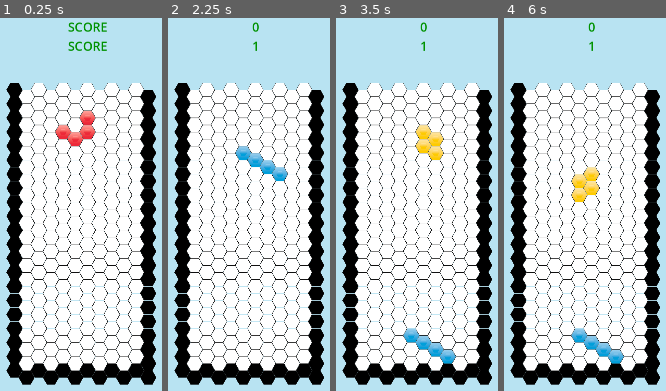
Above: before the commit, frames 1-4 (left to right).
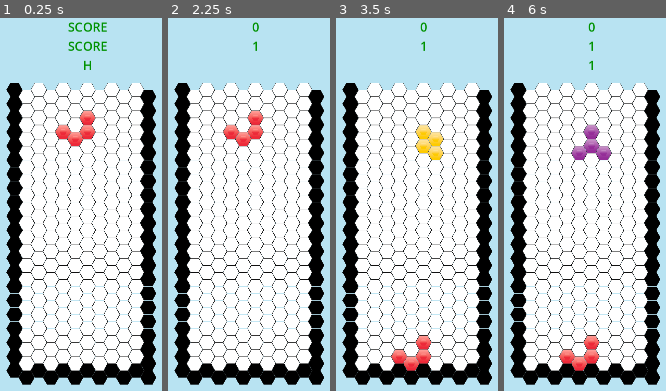
Above: after the commit, the same moments.

Repository: MrSoubi/HexoTangle
Game: Godot game, scene res://game.tscn
Same seed, same stepped clock (60 frames per second), same inputs: the game is played once before the commit and once after it.
Inputs:
- Up to frame 1 (0.25 s): no input
- Up to frame 2 (2.25 s): tap Enter at 0.5 s; hold D 0.53-1.28 s; tap I at 0.6 s; tap O at 0.8, 1.35 s; tap Space at 1.25 s; hold S 1.28-2.03 s; tap T at 1.55, 2.1 s; hold D from 2.03 s (still down)
- Up to frame 3 (3.5 s): tap L at 2.3, 2.85 s; tap Enter at 2.75 s; release D at 2.78 s; hold Up from 2.78 s (still down); tap J at 3.05 s
- Up to frame 4 (6 s): tap Space at 3.5, 5.75 s; release Up at 3.53 s; hold A 3.53-5.03 s; tap J at 3.6 s; tap Z at 3.8, 4.35 s; tap Enter at 4.25 s; tap I at 4.55, 5.1 s; hold S 5.03-5.78 s; tap O at 5.3, 5.85 s; hold D from 5.78 s (still down)

The runs differ from the first frame. In frame 1, less than 0.1% of the frame differs, in the area x 51-57%, y 11-14%; in frame 2, 2.3%; in frame 3, 2.0%; in frame 4, 4.3%, in the area x 33-75%, y 11-95%.
Error before the commit: Invalid access to property or key 'texture' on a base object of type 'int'. (res://Scripts/grid.gd:276)

Commit message:
close #4

Diff:
--- a/Scripts/grid.gd
+++ b/Scripts/grid.gd
@@ -39,6 +39,8 @@
 var bag = [HexType.I, HexType.O, HexType.T, HexType.L, HexType.J, HexType.Z, HexType.S];
 var grid = [];
 
+var canHold: bool = true;
+
 # Called when the node enters the scene tree for the first time.
 func _ready():
 	#global_translate(get_viewport().size/2)
@@ -149,16 +151,21 @@
 		removeLine(row-1)
 
 func isPositionValid(hex: Hexomino) -> bool:
-	var positions = hex.getPositions()
-	var result = true;
-
-	for i in range(4):
-		var localX = positions[i].x
-		var localY = positions[i].y
-		if (localX < grid.size() && localY < grid[0].size()):
-			result = result && grid[localX][localY].state != Cell.State.BLOCKED
-		else:
-			result = false;
+	var result;
+
+	if (hex != null):
+		var positions = hex.getPositions()
+		result = true;
+
+		for i in range(4):
+			var localX = positions[i].x
+			var localY = positions[i].y
+			if (localX < grid.size() && localY < grid[0].size()):
+				result = result && grid[localX][localY].state != Cell.State.BLOCKED
+			else:
+				result = false;
+	else:
+		result = false;
 
 	return result;
 
@@ -230,6 +237,8 @@
 		var localCell = localPositions[i]
 		grid[localCell.x][localCell.y].setState(Cell.State.BLOCKED, currentHexomino.texture)
 
+	canHold = true;
+
 func addDirections(dir1: Direction, dir2: Direction) -> Direction:
 	var val1 = int(dir1);
 	var val2 = int(dir2);
@@ -262,37 +271,14 @@
 			localHex.moveRight();
 		if event.keycode == KEY_LEFT:
 			localHex.moveLeft();
-		#if event.keycode == KEY_UP:
-			#localHex.move(addDirections(Direction.TOP, gridDirection));
 		if event.keycode == KEY_A:
 			localHex = tryRotationAntiClockwise();
 		if event.keycode == KEY_Z:
 			localHex = tryRotationClockwise();
 		if event.keycode == KEY_D:
-			if (hold() == true):
-				var type = getRandomHexType()
-				localHex = hexomino.new(Vector2(3,GRID_WIDTH/2), Direction.TOP, type, GetTextureFromType(type));
-			else:
-				localHex = hexomino.new(Vector2(3,GRID_WIDTH/2), Direction.TOP, heldHexomino, heldHexomino.texture);
-				heldHexomino = -1;
-		#if event.keycode == KEY_I:
-			#localHex.type = HexType.I;
-		#if event.keycode == KEY_O:
-			#localHex.type = HexType.O;
-		#if event.keycode == KEY_T:
-			#localHex.type = HexType.T;
-		#if event.keycode == KEY_L:
-			#localHex.type = HexType.L;
-		#if event.keycode == KEY_J:
-			#localHex.type = HexType.J;
-		#if event.keycode == KEY_Z:
-			#localHex.type = HexType.Z;
-		#if event.keycode == KEY_S:
-			#localHex.type = HexType.S;
+			localHex = tryHold();
 		if event.keycode == KEY_UP:
 			localHex = hardDrop();
-		#if event.keycode == KEY_A:
-			#rotateGrid();
 
 		if isPositionValid(localHex):
 			undrawHexomino();
@@ -359,9 +345,21 @@
 
 	return localHex;
 
-func hold() -> bool:
-	if (heldHexomino == -1):
-		heldHexomino = currentHexomino.type
-		return true;
-	else:
-		return false;
+func tryHold() -> Hexomino:
+	var localHex;
+
+	if(canHold):
+		heldHexomino = currentHexomino.type;
+		$"../ControlGUI/VBoxContainer/HoldLabel".text = str(heldHexomino);
+		canHold = false;
+		var type = getRandomHexType()
+		localHex = hexomino.new(Vector2(3,GRID_WIDTH/2), Direction.TOP, type, GetTextureFromType(type));
+	else:
+		if(heldHexomino != -1):
+			localHex = hexomino.new(Vector2(3,GRID_WIDTH/2), Direction.TOP, heldHexomino, GetTextureFromType(heldHexomino));
+			$"../ControlGUI/VBoxContainer/HoldLabel".text = "";
+			heldHexomino = -1
+		else:
+			localHex = null;
+
+	return localHex;
--- a/game.tscn
+++ b/game.tscn
@@ -59,4 +59,12 @@
 vertical_alignment = 1
 metadata/_edit_use_anchors_ = true
 
+[node name="HoldLabel" type="Label" parent="ControlGUI/VBoxContainer"]
+layout_mode = 2
+text = "H"
+label_settings = SubResource("LabelSettings_3112v")
+horizontal_alignment = 1
+vertical_alignment = 1
+metadata/_edit_use_anchors_ = true
+
 [connection signal="timeout" from="Timer" to="." method="_on_timer_timeout"]
